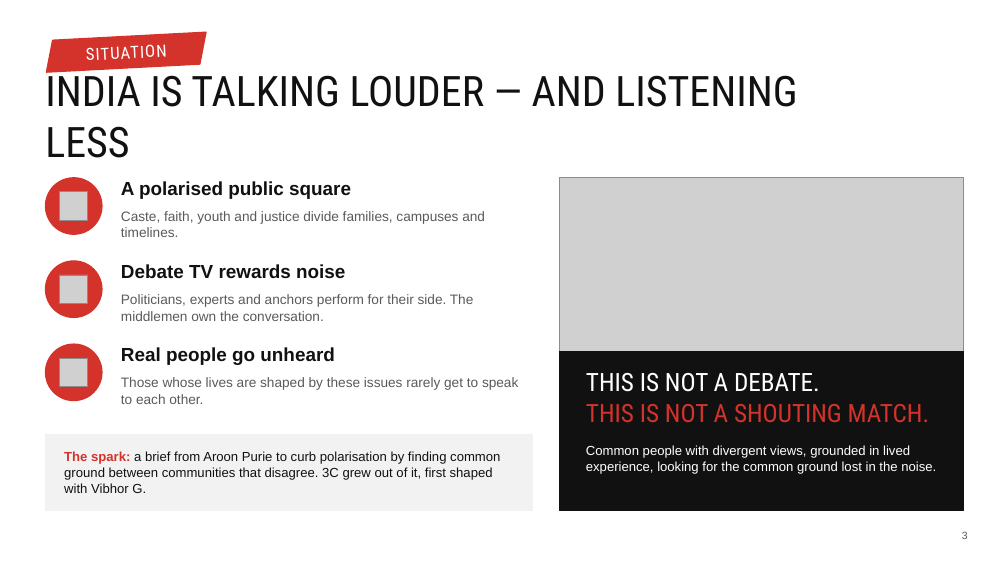
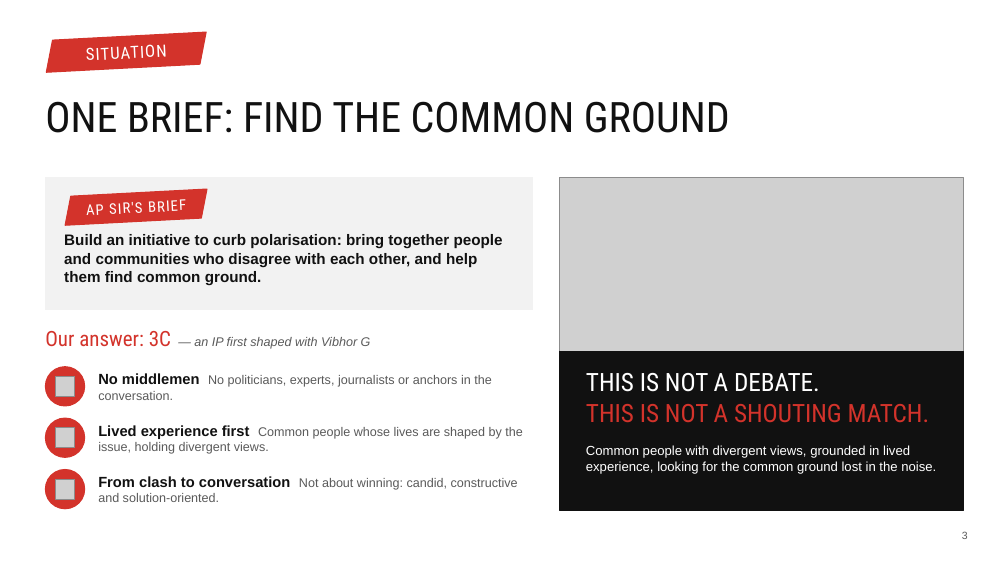
Before and after one commit to puneetnayak31-svg/nayak, a slide deck: slide 3 of chairmans-award/3C_Chairmans_Award_Team.pptx. Drawn at 1008x567 pixels with LibreOffice and Linux fonts; fonts in the diff are those of the drawing; grey boxes stand for pictures; background and template pictures are left out. Boxes give left, top, right and bottom in pixels: in the first picture for what was removed or moved away, otherwise in the second. Text is boxed around its words. In the diff, an @@ line names an element or a change of style, - is before the commit and + after.

```diff
--- a/chairmans-award/3C_Chairmans_Award_Team.pptx
+++ b/chairmans-award/3C_Chairmans_Award_Team.pptx
@@ title at bbox=[45, 101, 730, 133]: text changed @@
-INDIA IS TALKING LOUDER — AND LISTENING LESS
+ONE BRIEF: FIND THE COMMON GROUND
@@ rectangle: place and size @@
-rectangle at bbox=[45, 435, 533, 510]
+rectangle at bbox=[45, 178, 533, 310]
@@ ellipse removed at bbox=[45, 178, 102, 234] @@
@@ picture removed at bbox=[60, 192, 88, 221] @@
@@ parallelogram added at bbox=[64, 189, 209, 225], fill #D3332B, outline #D3332B 1 pt @@
@@ text added at bbox=[86, 202, 143, 215], 14 pt, text #FFFFFF @@
+AP SIR'S BRIEF
@@ text removed at bbox=[121, 181, 351, 199] @@
-A polarised public square
@@ text at bbox=[64, 234, 503, 285]: text changed; size 13 to 14.5 pt; text colour #5A5A5A to #111111; bold on @@
-Caste, faith, youth and justice divide families, campuses and timelines.
+Build an initiative to curb polarisation: bring together people and communities who disagree with each other, and help them find common ground.
@@ text removed at bbox=[121, 264, 345, 278] @@
-Debate TV rewards noise
@@ picture removed at bbox=[60, 275, 88, 304] @@
@@ text added at bbox=[45, 331, 371, 349], 12 pt, text #5A5A5A, italic @@
+Our answer: 3C — an IP first shaped with Vibhor G
@@ ellipse: place and size @@
-ellipse at bbox=[45, 261, 102, 318]
+ellipse at bbox=[45, 367, 85, 406]
@@ picture added at bbox=[55, 377, 75, 396] @@
@@ text at bbox=[98, 373, 491, 400]: text changed; size 13 to 12 pt @@
-Politicians, experts and anchors perform for their side. The middlemen own the conversation.
+No middlemen No politicians, experts, journalists or anchors in the conversation.
@@ text "No middlemen No politicians, experts, ..." at bbox=[98, 373, 491, 400]: vertical alignment top to middle @@
@@ text removed at bbox=[121, 377, 518, 404] @@
-Those whose lives are shaped by these issues rarely get to speak to each other.
@@ ellipse: place and size @@
-ellipse at bbox=[45, 344, 102, 401]
+ellipse at bbox=[45, 418, 85, 457]
@@ text "Lived experience first Common people ..." at bbox=[98, 425, 522, 454]: vertical alignment top to middle @@
@@ picture: place and size @@
-picture at bbox=[60, 358, 88, 387]
+picture at bbox=[55, 428, 75, 448]
@@ text at bbox=[98, 425, 522, 454]: text changed; size 18 to 12 pt; text colour #111111 to #5A5A5A; bold off @@
-Real people go unheard
+Lived experience first Common people whose lives are shaped by the issue, holding divergent views.
@@ ellipse added at bbox=[45, 470, 85, 509], fill #D3332B, outline #D3332B 1 pt @@
@@ picture added at bbox=[55, 479, 75, 499] @@
@@ text at bbox=[98, 476, 518, 502]: text changed; size 12.5 to 12 pt; text colour #111111 to #5A5A5A @@
-The spark: a brief from Aroon Purie to curb polarisation by finding common ground between communities that disagree. 3C grew out of it, first shaped with Vibhor G.
+From clash to conversation Not about winning: candid, constructive and solution-oriented.
```
Also in this commit, not shown: 2 other slides changed, 2 other files.
